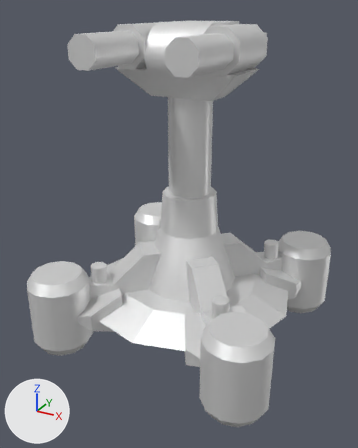
Renders of the glTF model glb/armgplat.glb from each side of a commit.
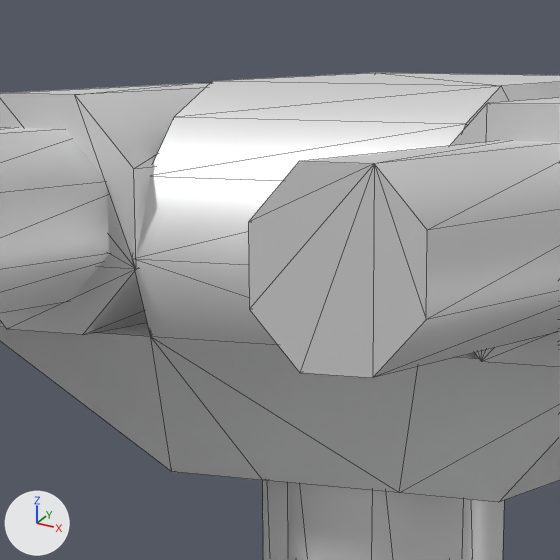
Each version is shown whole from a 50 mm camera at (33.2, -63.7, 41.2) aimed at (-0.4, -2.6, 10.7), then close up on the part from 33% to 62% of the width and 1% to 25% of the height. Lighting does not change. The marker at lower left points along +X, +Y and +Z. The last two pictures show the newer version. The close-ups show mesh edges as thin lines.

Objects in the first close-up: 'barrel1', 'barrel2', 'sleeves', 'turret'.
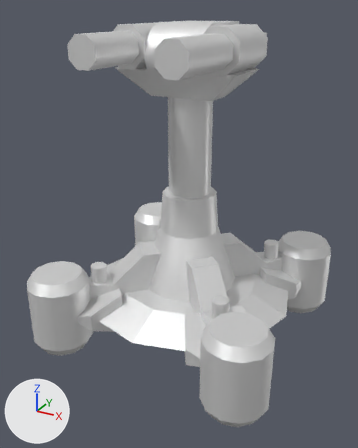
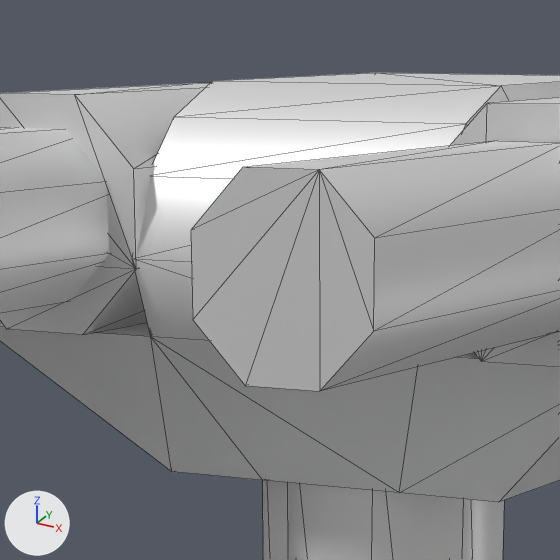
Location of each change, (x1, y1, x2, y2) in pixels of the close-ups (560 x 560 px):
'barrel2', moved
    before: (248, 141, 560, 378)
    after: (191, 141, 560, 391)

The change in detail:
Object 'barrel2' (ob_barrel2) moves from (5.199, -4.413, 3.805) to (5.199, -6.613, 3.805).
